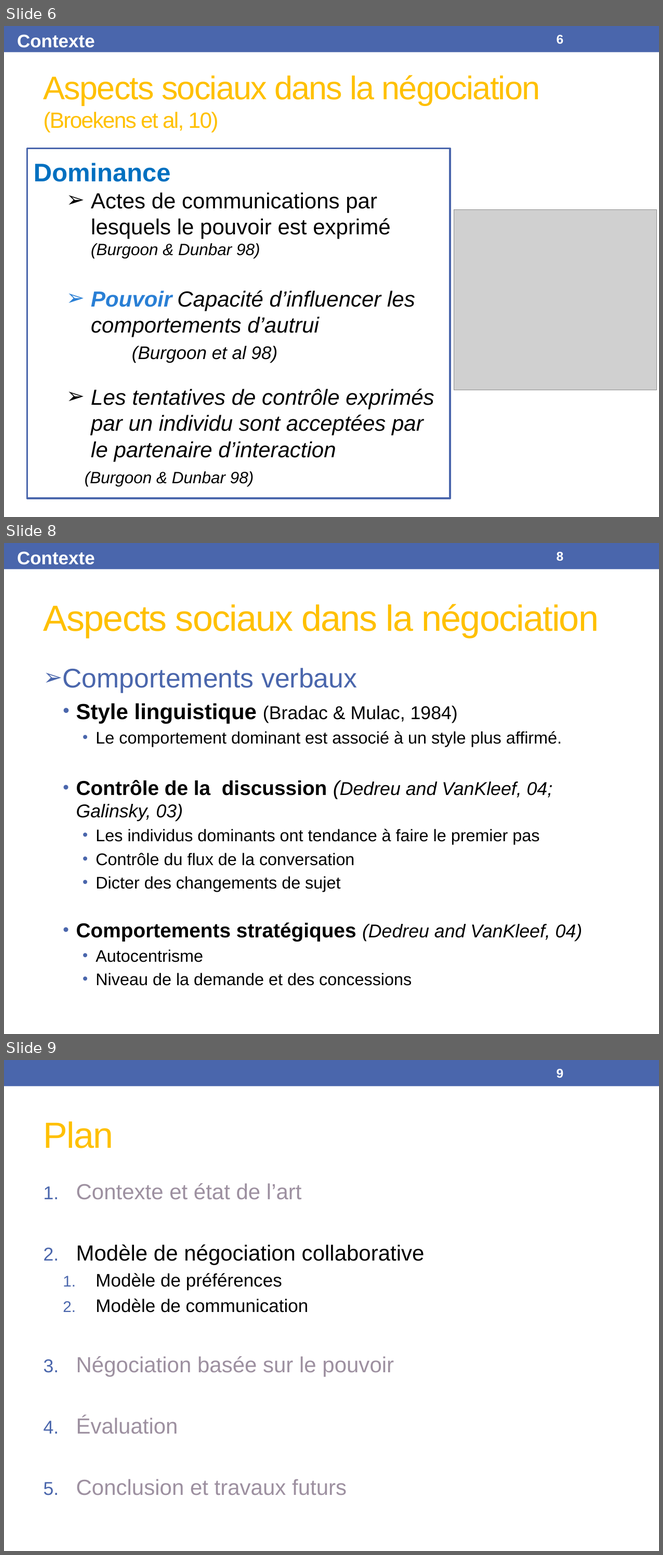
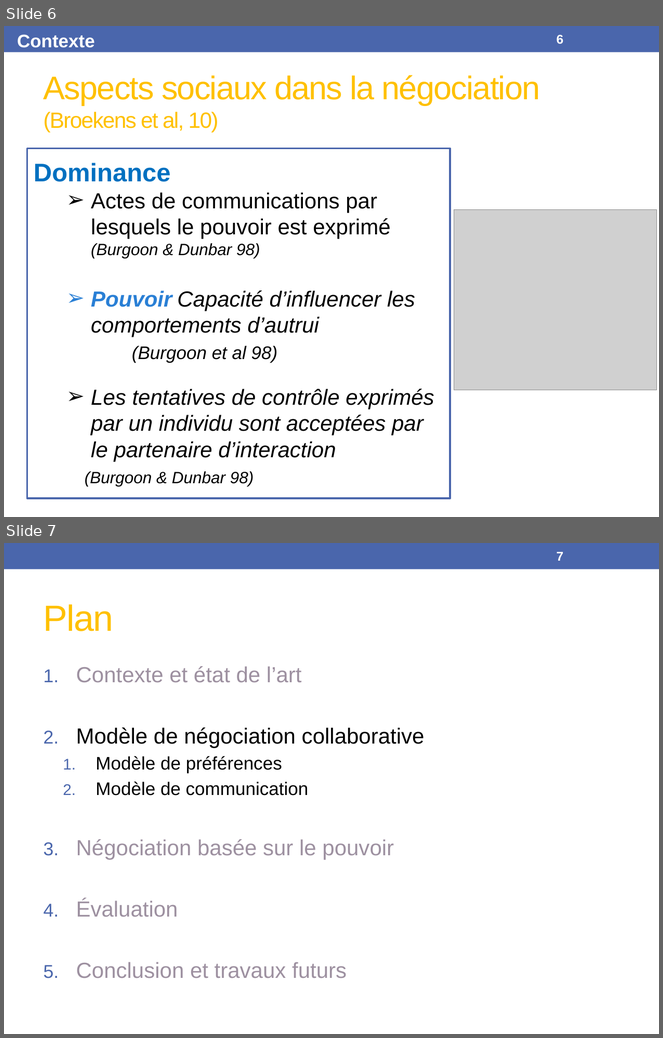
Before and after one commit to Olydia/Discolog, a slide deck: papers/Presentations/WACAI18/WACAI18.pptx. Shown one above the other, each under a label of ours: slides 6, 8 and 9 before the commit, slides 6 and 7 after it; the slides between them are not shown. The pictures are 663x1555 and 663x1038 pixels, drawn with LibreOffice and Linux fonts; fonts in the diff are those of the drawing; grey boxes stand for pictures. Boxes give left, top, right and bottom in pixels: in the first picture for what was removed or moved away, otherwise in the second. Text is boxed around its words. In the diff, an @@ line names an element or a change of style, - is before the commit and + after.

```diff
--- a/papers/Presentations/WACAI18/WACAI18.pptx
+++ b/papers/Presentations/WACAI18/WACAI18.pptx
@@ slide 8 removed at (4,543,659,1034), background #FFFFFF; not listed: 1 template element that a slide beside it also shows @@
@@ text removed at (17,551,95,565) @@
-Contexte
@@ page number removed at (557,552,564,561) @@
-8
@@ title removed at (44,604,599,638) @@
-Aspects sociaux dans la négociation
@@ text removed at (63,668,583,986) @@
-➢ Comportements verbaux
-  • Style linguistique (Bradac & Mulac, 1984)
-    • Le comportement dominant est associé à un style plus affirmé.
-  • Contrôle de la discussion (Dedreu and VanKleef, 04; Galinsky, 03)
-    • Les individus dominants ont tendance à faire le premier pas
-    • Contrôle du flux de la conversation
-    • Dicter des changements de sujet
-  • Comportements stratégiques (Dedreu and VanKleef, 04)
-    • Autocentrisme
-    • Niveau de la demande et des concessions
@@ what was slide 9 is now slide 7 @@
@@ page number at (557,552,564,561): text changed @@
-9
+7
```
Also in this commit, not shown: 4 slides changed, 2 other slides removed, 2 other files.
